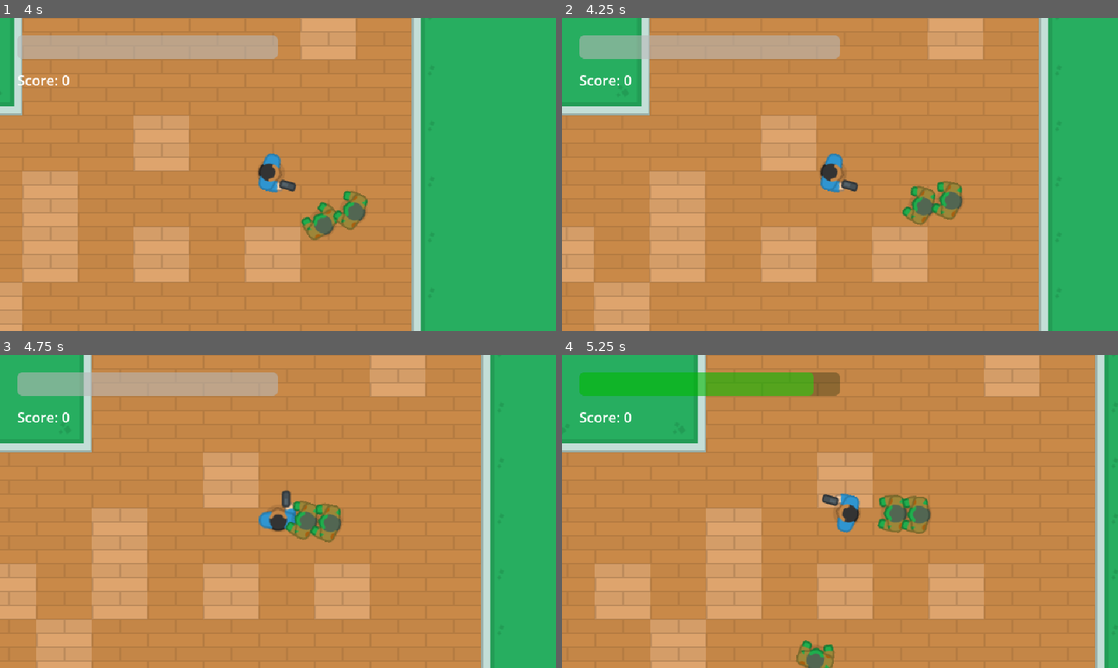
Above: before the commit, frames 1-4 (two rows, left to right).
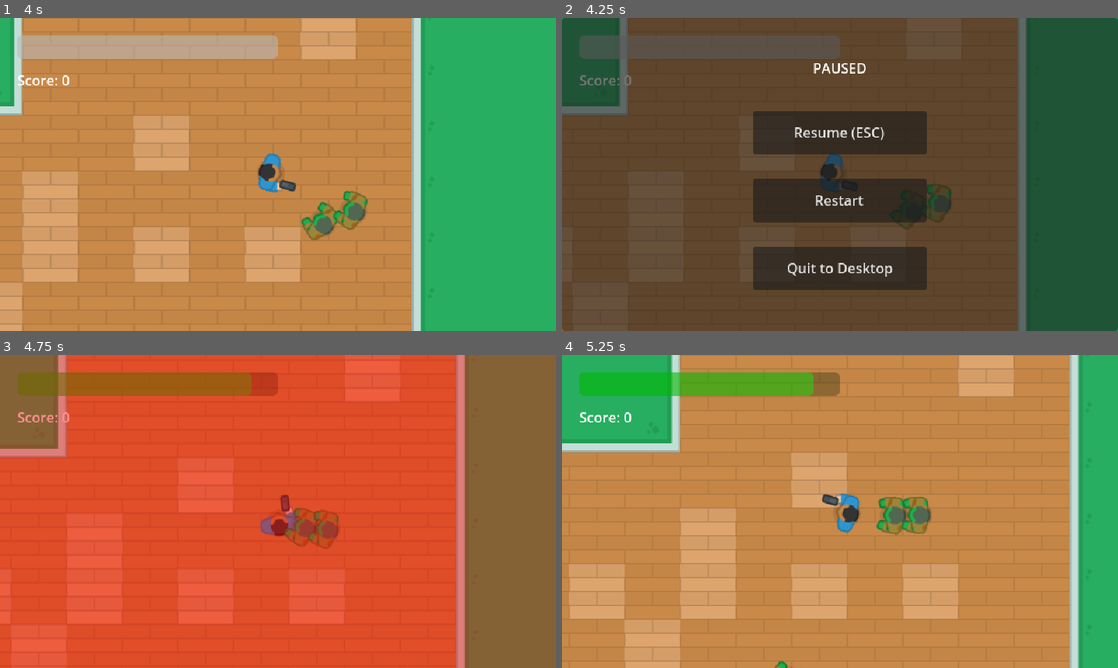
Above: after the commit, the same moments.

Repository: lolieatapple/godot-game
Game: Godot game, scene res://Main.tscn
Two runs of this game, one before a commit and one after it. Both use one fixed random seed, a clock stepped at 60 frames per second and the inputs below.
Inputs (mouse positions are in pixels of both pictures, inside the frame that each line leads up to):
- Up to frame 1 (4 s): move the mouse to (400, 158) at 0.52 s; hold D (move_right) 0.53-1.28 s; click (400, 158) at 0.67 s; move the mouse to (166, 190) at 1.27 s; hold S (move_down) 1.28-2.03 s; move the mouse to (333, 105) at 2.02 s; hold D (move_right) 2.03-2.78 s; move the mouse to (250, 237) at 2.77 s; hold W (move_up) 2.78-3.53 s; click (250, 237) at 2.92 s; move the mouse to (444, 221) at 3.52 s; hold A (move_left) from 3.53 s (still down)
- Up to frame 2 (4.25 s): keep holding A (move_left); tap Escape (ui_cancel) at 4.15 s
- Up to frame 3 (4.75 s): release A (move_left) at 4.25 s; click (278, 470) at 4.25 s, where only the run after the commit has a clickable "Resume (ESC)"
- Up to frame 4 (5.25 s): move the mouse to (673, 464) at 5.02 s; hold A (move_left) from 5.03 s (still down)

Frame 1 is identical in both runs. In frame 2, 100% of the frame differs, in the area x 0-100%, y 0-100%; in frame 3, 100%; in frame 4, 22%.

Commit message:
Add pause menu system with ESC key toggle and game restart functionality
- Add PauseMenu.gd script with toggle_pause(), resume, restart, and quit methods
- Create PauseMenu.tscn with centered UI panel and three buttons (Resume/Restart/Quit)
- Set process_mode = 3 to keep pause menu active when game is paused
- Add ui_cancel input action (ESC key, physical keycode 4194305) to project settings
- Integrate PauseMenu into Main.tscn scene
- Update FEATURES.md to document pause menu system and mark as

Diff:
--- a/Main.tscn
+++ b/Main.tscn
@@ -1,9 +1,10 @@
-[gd_scene load_steps=9 format=4 uid="uid://buw14ru6appak"]
+[gd_scene load_steps=10 format=4 uid="uid://buw14ru6appak"]
 
 [ext_resource type="PackedScene" uid="uid://c5vyu2qn8pbxd" path="res://Player.tscn" id="1_main"]
 [ext_resource type="PackedScene" path="res://Zombie.tscn" id="2_zombie"]
 [ext_resource type="Script" uid="uid://bqv6vxf52i3dr" path="res://EnemySpawner.gd" id="3_spawner"]
 [ext_resource type="Script" uid="uid://btejp0432lylg" path="res://CameraShake.gd" id="4_camera"]
+[ext_resource type="PackedScene" uid="uid://bx8y5kqm3pn0r" path="res://PauseMenu.tscn" id="7_pause"]
 [ext_resource type="Texture2D" uid="uid://dqgrol3r1ej2k" path="res://assets/Tilesheet/tilesheet_complete.png" id="5_fos0i"]
 [ext_resource type="PackedScene" path="res://GameUI.tscn" id="6_gameui"]
 
@@ -611,3 +612,5 @@
 [node name="SpawnTimer" type="Timer" parent="EnemySpawner"]
 
 [node name="GameUI" parent="." instance=ExtResource("6_gameui")]
+
+[node name="PauseMenu" parent="." instance=ExtResource("7_pause")]
--- /dev/null
+++ b/PauseMenu.gd
@@ -0,0 +1,33 @@
+extends CanvasLayer
+
+func _ready() -> void:
+	# 初始隐藏暂停菜单
+	hide()
+
+func _input(event: InputEvent) -> void:
+	# 按ESC键切换暂停状态
+	if event.is_action_pressed("ui_cancel"):
+		toggle_pause()
+
+func toggle_pause() -> void:
+	"""切换暂停/继续游戏"""
+	var is_paused = not get_tree().paused
+	get_tree().paused = is_paused
+
+	if is_paused:
+		show()
+	else:
+		hide()
+
+func _on_resume_button_pressed() -> void:
+	"""继续游戏"""
+	toggle_pause()
+
+func _on_restart_button_pressed() -> void:
+	"""重新开始游戏"""
+	get_tree().paused = false
+	get_tree().reload_current_scene()
+
+func _on_quit_button_pressed() -> void:
+	"""退出游戏"""
+	get_tree().quit()
--- /dev/null
+++ b/PauseMenu.tscn
@@ -0,0 +1,61 @@
+[gd_scene load_steps=2 format=3 uid="uid://bx8y5kqm3pn0r"]
+
+[ext_resource type="Script" path="res://PauseMenu.gd" id="1_pause"]
+
+[node name="PauseMenu" type="CanvasLayer"]
+process_mode = 3
+script = ExtResource("1_pause")
+
+[node name="Panel" type="Panel" parent="."]
+anchors_preset = 15
+anchor_right = 1.0
+anchor_bottom = 1.0
+grow_horizontal = 2
+grow_vertical = 2
+
+[node name="CenterContainer" type="CenterContainer" parent="Panel"]
+anchors_preset = 15
+anchor_right = 1.0
+anchor_bottom = 1.0
+grow_horizontal = 2
+grow_vertical = 2
+
+[node name="VBoxContainer" type="VBoxContainer" parent="Panel/CenterContainer"]
+layout_mode = 2
+
+[node name="Title" type="Label" parent="Panel/CenterContainer/VBoxContainer"]
+layout_mode = 2
+text = "PAUSED"
+horizontal_alignment = 1
+vertical_alignment = 1
+
+[node name="Space1" type="Control" parent="Panel/CenterContainer/VBoxContainer"]
+custom_minimum_size = Vector2(0, 30)
+layout_mode = 2
+
+[node name="ResumeButton" type="Button" parent="Panel/CenterContainer/VBoxContainer"]
+custom_minimum_size = Vector2(200, 50)
+layout_mode = 2
+text = "Resume (ESC)"
+
+[node name="Space2" type="Control" parent="Panel/CenterContainer/VBoxContainer"]
+custom_minimum_size = Vector2(0, 20)
+layout_mode = 2
+
+[node name="RestartButton" type="Button" parent="Panel/CenterContainer/VBoxContainer"]
+custom_minimum_size = Vector2(200, 50)
+layout_mode = 2
+text = "Restart"
+
+[node name="Space3" type="Control" parent="Panel/CenterContainer/VBoxContainer"]
+custom_minimum_size = Vector2(0, 20)
+layout_mode = 2
+
+[node name="QuitButton" type="Button" parent="Panel/CenterContainer/VBoxContainer"]
+custom_minimum_size = Vector2(200, 50)
+layout_mode = 2
+text = "Quit to Desktop"
+
+[connection signal="pressed" from="Panel/CenterContainer/VBoxContainer/ResumeButton" to="." method="_on_resume_button_pressed"]
+[connection signal="pressed" from="Panel/CenterContainer/VBoxContainer/RestartButton" to="." method="_on_restart_button_pressed"]
+[connection signal="pressed" from="Panel/CenterContainer/VBoxContainer/QuitButton" to="." method="_on_quit_button_pressed"]
--- a/project.godot
+++ b/project.godot
@@ -45,6 +45,11 @@
 "events": [Object(InputEventKey,"resource_local_to_scene":false,"resource_name":"","device":-1,"window_id":0,"alt_press …(192 unchanged characters)…
 ]
 }
+ui_cancel={
+"deadzone": 0.5,
+"events": [Object(InputEventKey,"resource_local_to_scene":false,"resource_name":"","device":-1,"window_id":0,"alt_pressed":false,"shift_pressed":false,"ctrl_pressed":false,"meta_pressed":false,"pressed":false,"keycode":0,"physical_keycode":4194305,"key_label":0,"unicode":0,"location":0,"echo":false,"script":null)
+]
+}
 
 [rendering]
 
Not shown, changed: FEATURES.md
